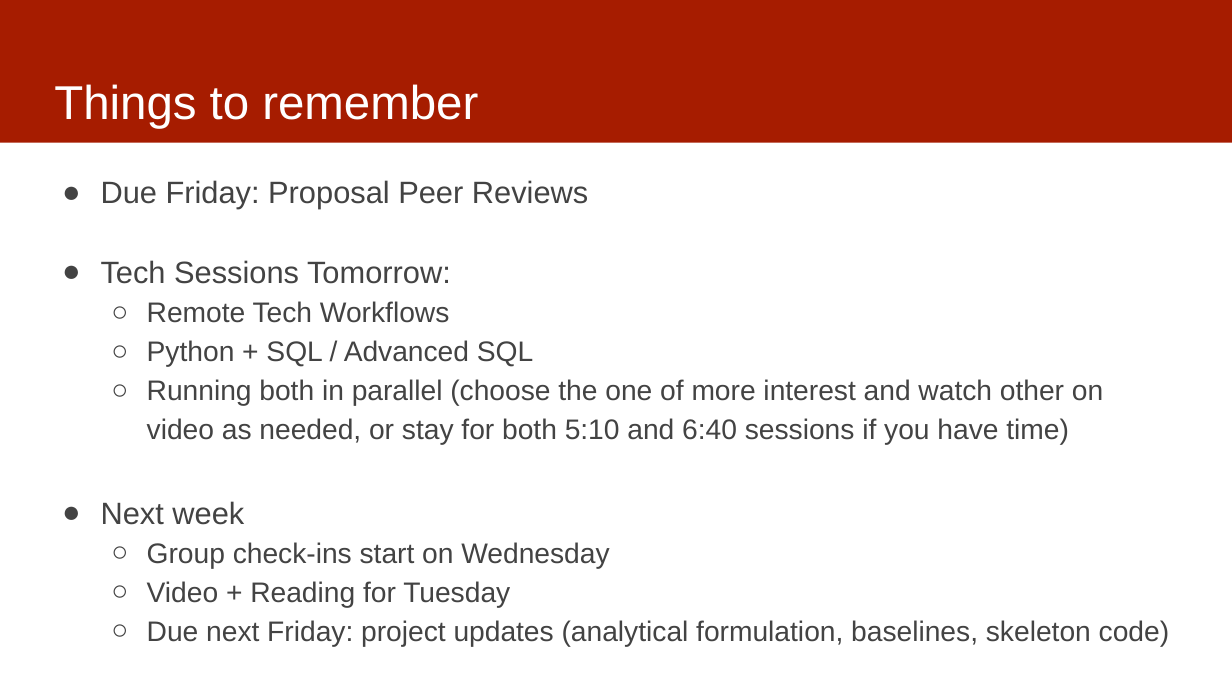
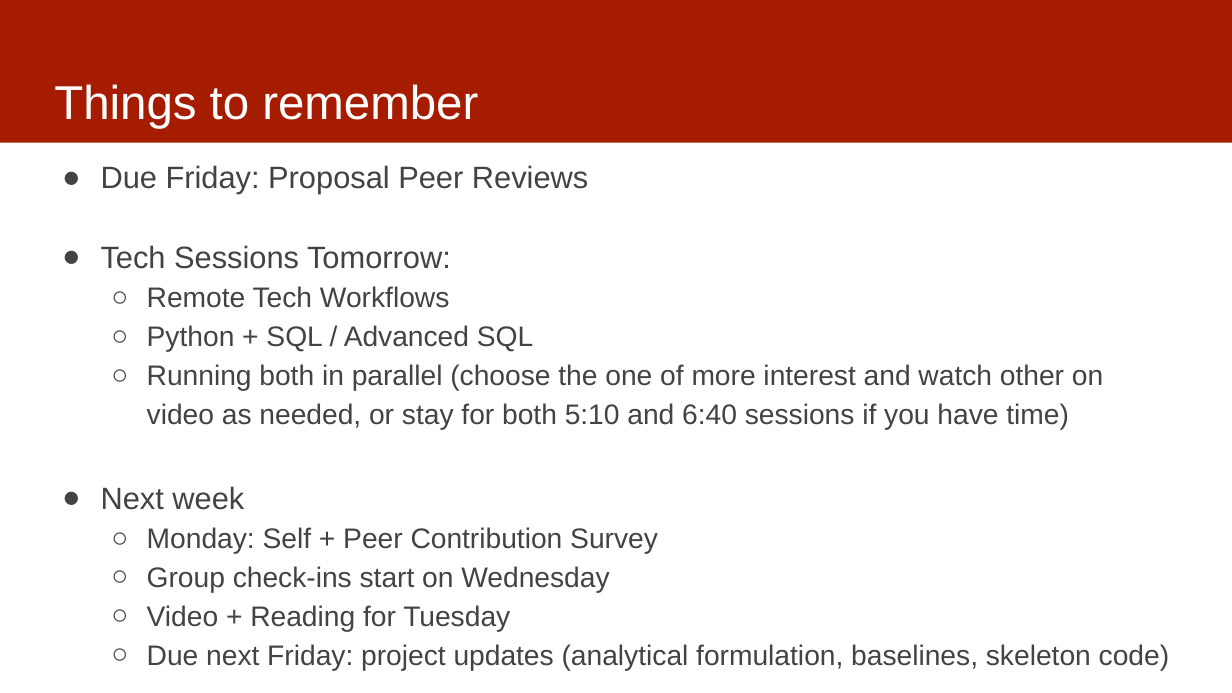
Before and after one commit to dssg/mlforpublicpolicylab, a slide deck: slide 14 of 05 - Features/features-discussion.pptx (slide 9 before the commit). Drawn at 1232x693 pixels with LibreOffice and Linux fonts; fonts in the diff are those of the drawing. Boxes give left, top, right and bottom in pixels: in the first picture for what was removed or moved away, otherwise in the second. Text is boxed around its words. In the diff, an @@ line names an element or a change of style, - is before the commit and + after.

```diff
--- a/05 - Features/features-discussion.pptx
+++ b/05 - Features/features-discussion.pptx
@@ text "Due Friday: Proposal Peer Reviews": place and size @@
-text "Due Friday: Proposal Peer Reviews" at box(101, 180, 1169, 647)
+text "Due Friday: Proposal Peer Reviews" at box(101, 165, 1169, 671)
@@ text at box(147, 527, 658, 554): paragraph added @@
+  ○ Monday: Self + Peer Contribution Survey
```
Also in this commit, not shown: 2 other slides changed, 5 slides added.
